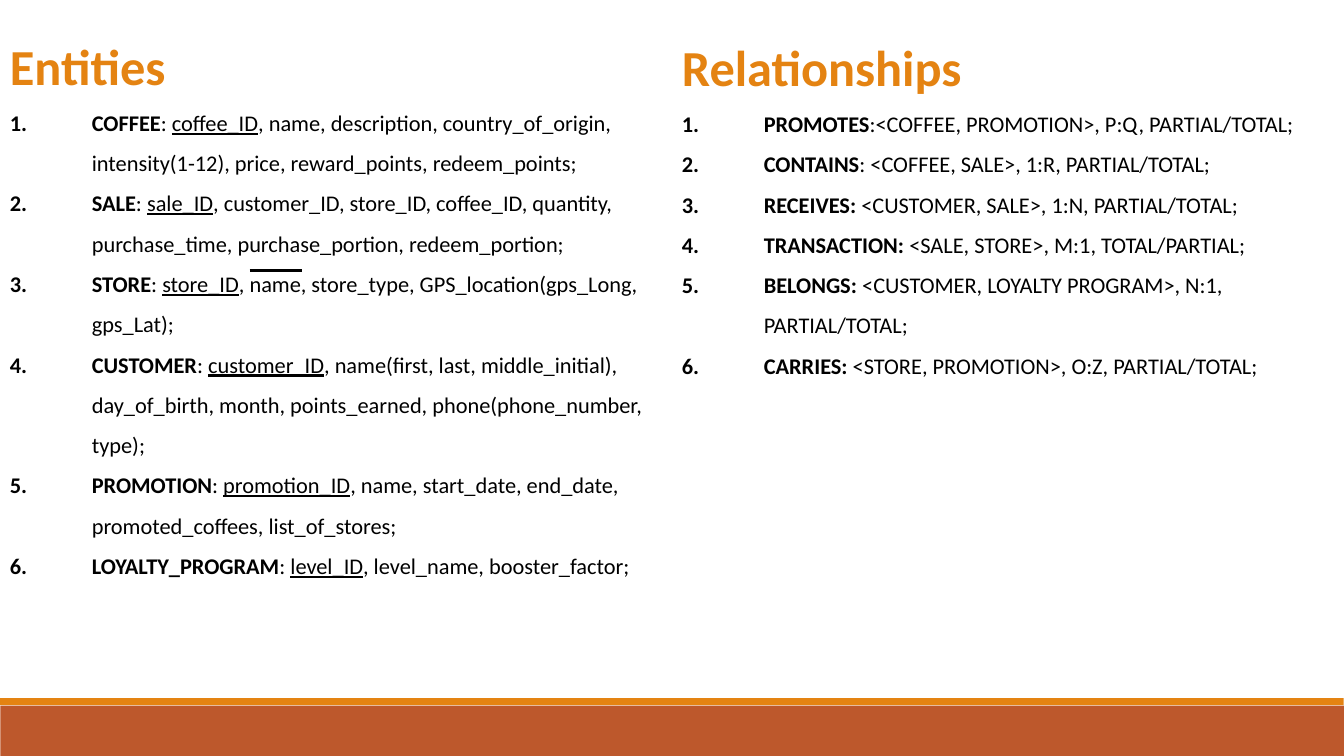
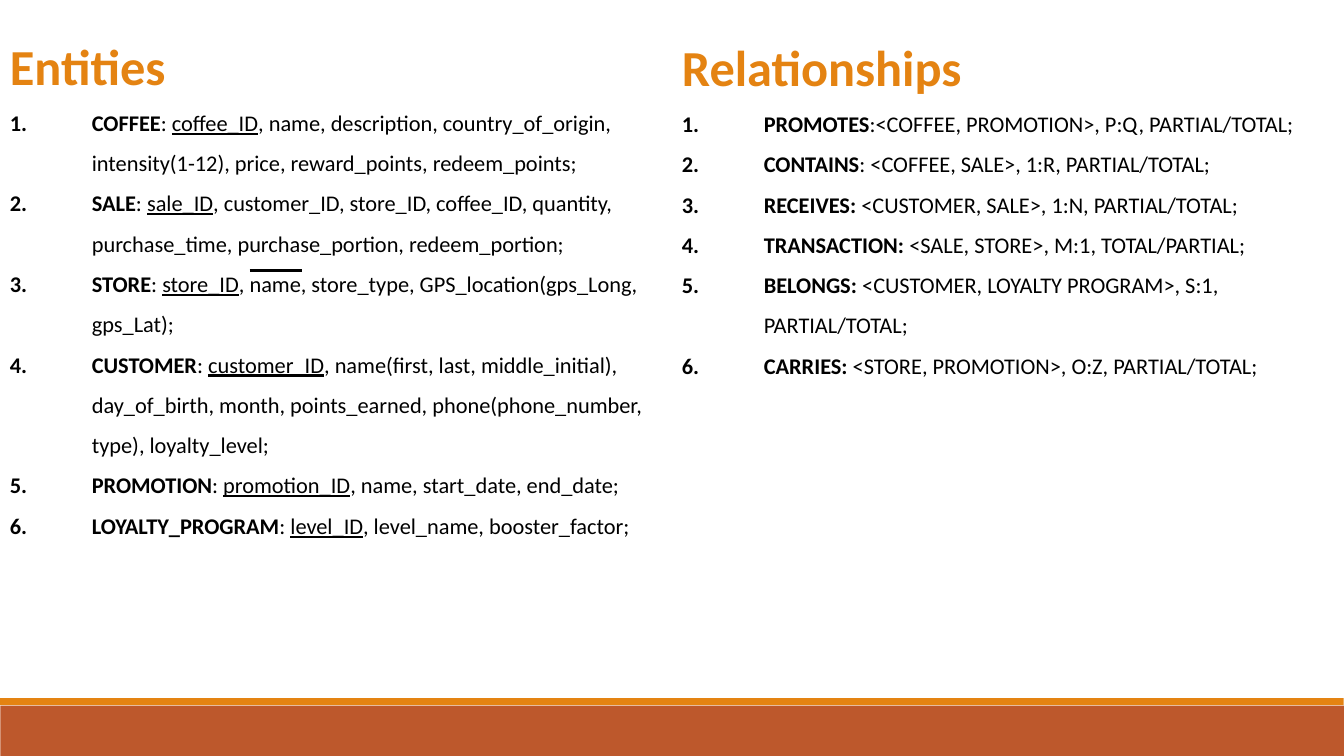
Before and after one commit to cnecciai/BoutiqueCoffee, a slide deck: slide 6 of Phase I/ER Model.pptx. Drawn at 1344x756 pixels with LibreOffice and Linux fonts; fonts in the diff are those of the drawing. Boxes give left, top, right and bottom in pixels: in the first picture for what was removed or moved away, otherwise in the second. Text is boxed around its words. In the diff, an @@ line names an element or a change of style, - is before the commit and + after.

```diff
--- a/Phase I/ER Model.pptx
+++ b/Phase I/ER Model.pptx
@@ text at (764,278,1218,336): text changed @@
-5. BELONGS: <CUSTOMER, LOYALTY PROGRAM>, N:1, PARTIAL/TOTAL;
+5. BELONGS: <CUSTOMER, LOYALTY PROGRAM>, S:1, PARTIAL/TOTAL;
@@ text at (92,357,642,497): text changed @@
-4. CUSTOMER: customer_ID, name(first, last, middle_initial), day_of_birth, month, points_earned, phone(phone_number, type);
-5. PROMOTION: promotion_ID, name, start_date, end_date, promoted_coffees, list_of_stores;
+4. CUSTOMER: customer_ID, name(first, last, middle_initial), day_of_birth, month, points_earned, phone(phone_number, type), loyalty_level;
+5. PROMOTION: promotion_ID, name, start_date, end_date;
```
Also in this commit, not shown: 2 other slides changed, 2 other files.
